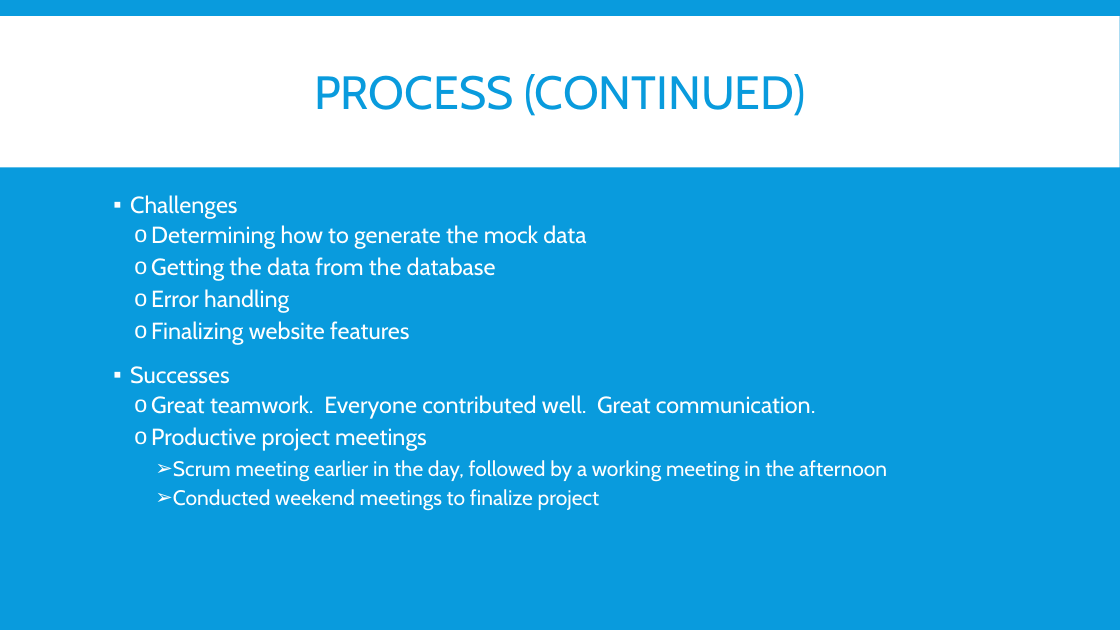
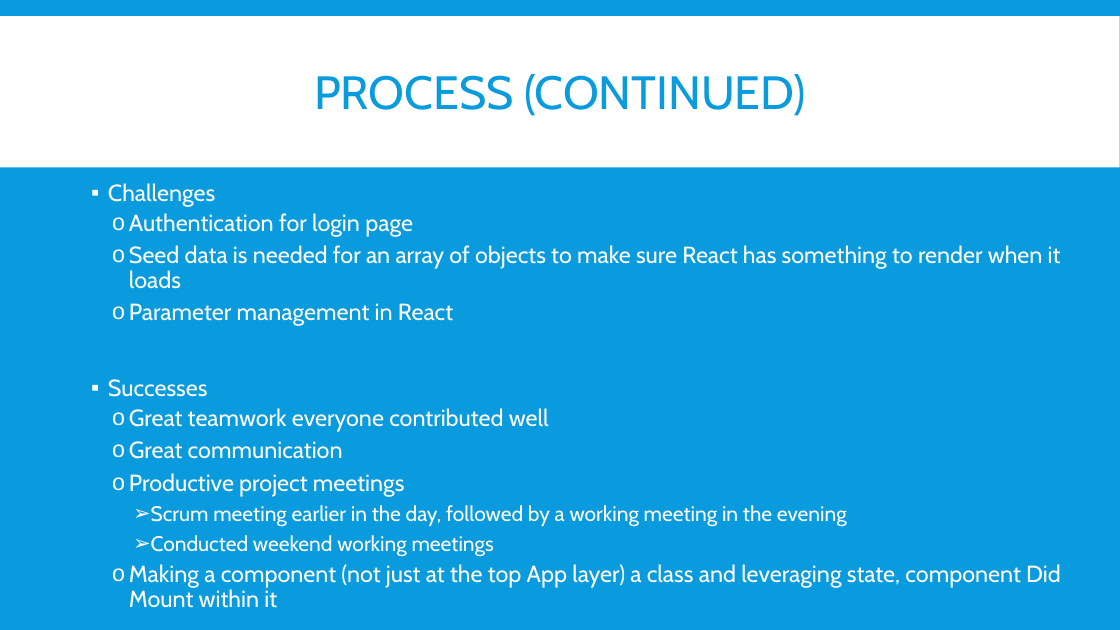
Before and after one commit to gehanstedt/change-forecast, a slide deck: slide 8 of Presentation/Draft Change Forecast Presentation.pptx. Drawn at 1120x630 pixels with LibreOffice and Linux fonts; fonts in the diff are those of the drawing. Boxes give left, top, right and bottom in pixels: in the first picture for what was removed or moved away, otherwise in the second. Text is boxed around its words. In the diff, an @@ line names an element or a change of style, - is before the commit and + after.

Commit message:
updated final presentation

```diff
--- a/Presentation/Draft Change Forecast Presentation.pptx
+++ b/Presentation/Draft Change Forecast Presentation.pptx
@@ text "Challenges" moved from (x1=130, y1=195, x2=887, y2=511) to (x1=108, y1=183, x2=1061, y2=608) @@
@@ text at (x1=129, y1=213, x2=1061, y2=326): text changed @@
-  o Determining how to generate the mock data
-  o Getting the data from the database
-  o Error handling
-  o Finalizing website features
+  o Authentication for login page
+  o Seed data is needed for an array of objects to make sure React has something to render when it loads
+  o Parameter management in React
@@ text at (x1=129, y1=408, x2=549, y2=459): text changed @@
-  o Great teamwork. Everyone contributed well. Great communication.
+  o Great teamwork everyone contributed well
+  o Great communication
@@ text at (x1=129, y1=505, x2=1061, y2=608): text changed @@
-    ➢ Scrum meeting earlier in the day, followed by a working meeting in the afternoon
-    ➢ Conducted weekend meetings to finalize project
+    ➢ Scrum meeting earlier in the day, followed by a working meeting in the evening
+    ➢ Conducted weekend working meetings
+  o Making a component (not just at the top App layer) a class and leveraging state, component Did Mount within it
```
Also in this commit, not shown: 7 other slides changed.
